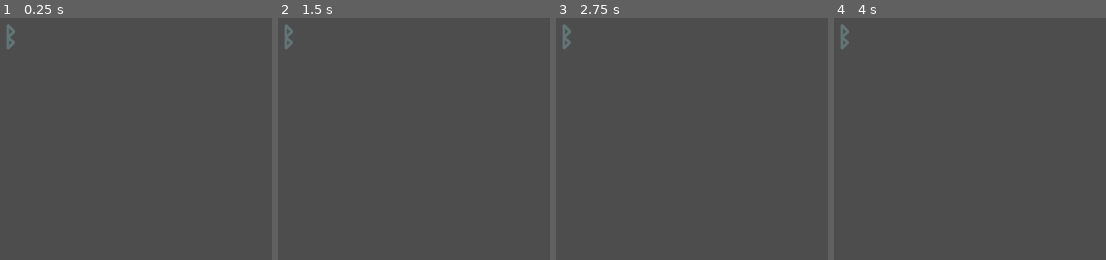
Above: before the commit, frames 1-4 (left to right).
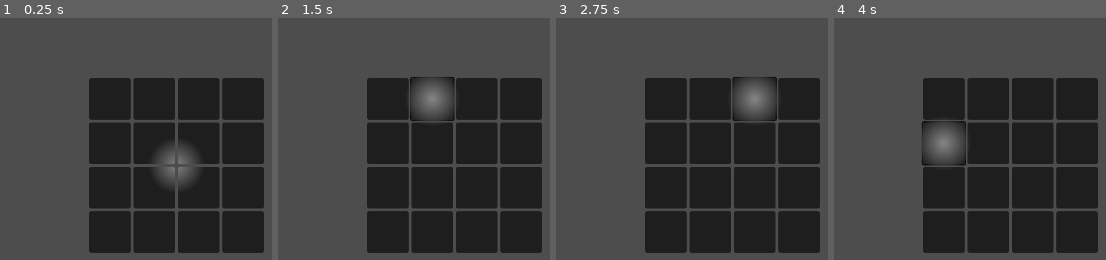
Above: after the commit, the same moments.

Repository: keychera/rune-in-the-dark
Game: Godot game, scene res://rune-board.tscn
Same seed, same stepped clock (60 frames per second), same inputs: the game is played once before the commit and once after it. Before the commit the project starts from res://game.tscn.
Inputs (mouse positions are in pixels of both pictures, inside the frame that each line leads up to):
- Up to frame 1 (0.25 s): no input
- Up to frame 2 (1.5 s): click (386, 97) at 0.52 s; click (433, 97) at 1.27 s
- Up to frame 3 (2.75 s): click (754, 97) at 2.02 s
- Up to frame 4 (4 s): click (1076, 97) at 2.77 s; click (942, 143) at 3.52 s

The runs differ from the first frame. In frame 1, 40% of the frame differs, in the area x 2-98%, y 2-98%; in frame 2, 40%; in frame 3, 40%; in frame 4, 40%.

Commit message:
try rune board glow on mouse

Diff:
--- a/project.godot
+++ b/project.godot
@@ -11,7 +11,7 @@
 [application]
 
 config/name="rune-in-the-dark"
-run/main_scene="res://game.tscn"
+run/main_scene="res://rune-board.tscn"
 config/features=PackedStringArray("4.1", "GL Compatibility")
 config/icon="res://icon.svg"
 
--- /dev/null
+++ b/rune-board.tscn
@@ -0,0 +1,116 @@
+[gd_scene load_steps=6 format=3 uid="uid://dor3vvt7ghfag"]
+
+[ext_resource type="PackedScene" uid="uid://cpiwlqamlydbi" path="res://rune.tscn" id="1_eitgv"]
+
+[sub_resource type="Shader" id="Shader_l8t1o"]
+resource_local_to_scene = true
+code = "shader_type canvas_item;
+
+uniform vec2 mouse;
+
+void fragment() {
+	vec2 mouse_pos = mouse/60.;
+	vec3 glow = vec3(0.5 - length(UV - mouse_pos));
+	COLOR.rgb = vec3(0.18) + glow;
+}
+"
+
+[sub_resource type="ShaderMaterial" id="ShaderMaterial_we1ym"]
+resource_local_to_scene = true
+shader = SubResource("Shader_l8t1o")
+shader_parameter/mouse = null
+
+[sub_resource type="Shader" id="Shader_ruwu6"]
+resource_local_to_scene = true
+code = "shader_type canvas_item;
+
+uniform vec2 mouse;
+
+void fragment() {
+	vec2 mouse_pos = mouse/60.;
+	vec3 glow = vec3(0.5 - length(UV - mouse_pos));
+	COLOR.rgb = vec3(0.18) + glow;
+}
+"
+
+[sub_resource type="ShaderMaterial" id="ShaderMaterial_4shgs"]
+resource_local_to_scene = true
+shader = SubResource("Shader_ruwu6")
+shader_parameter/mouse = null
+
+[node name="rune-board" type="Node"]
+
+[node name="CenterContainer" type="CenterContainer" parent="."]
+anchors_preset = 15
+anchor_right = 1.0
+anchor_bottom = 1.0
+grow_horizontal = 2
+grow_vertical = 2
+
+[node name="GridContainer" type="GridContainer" parent="CenterContainer"]
+layout_mode = 2
+columns = 4
+
+[node name="rune" parent="CenterContainer/GridContainer" instance=ExtResource("1_eitgv")]
+material = SubResource("ShaderMaterial_we1ym")
+layout_mode = 2
+
+[node name="rune2" parent="CenterContainer/GridContainer" instance=ExtResource("1_eitgv")]
+material = SubResource("ShaderMaterial_4shgs")
+layout_mode = 2
+
+[node name="rune3" parent="CenterContainer/GridContainer" instance=ExtResource("1_eitgv")]
+material = SubResource("ShaderMaterial_we1ym")
+layout_mode = 2
+
+[node name="rune4" parent="CenterContainer/GridContainer" instance=ExtResource("1_eitgv")]
+material = SubResource("ShaderMaterial_4shgs")
+layout_mode = 2
+
+[node name="rune5" parent="CenterContainer/GridContainer" instance=ExtResource("1_eitgv")]
+material = SubResource("ShaderMaterial_we1ym")
+layout_mode = 2
+
+[node name="rune6" parent="CenterContainer/GridContainer" instance=ExtResource("1_eitgv")]
+material = SubResource("ShaderMaterial_4shgs")
+layout_mode = 2
+
+[node name="rune7" parent="CenterContainer/GridContainer" instance=ExtResource("1_eitgv")]
+material = SubResource("ShaderMaterial_we1ym")
+layout_mode = 2
+
+[node name="rune8" parent="CenterContainer/GridContainer" instance=ExtResource("1_eitgv")]
+material = SubResource("ShaderMaterial_4shgs")
+layout_mode = 2
+
+[node name="rune9" parent="CenterContainer/GridContainer" instance=ExtResource("1_eitgv")]
+material = SubResource("ShaderMaterial_we1ym")
+layout_mode = 2
+
+[node name="rune10" parent="CenterContainer/GridContainer" instance=ExtResource("1_eitgv")]
+material = SubResource("ShaderMaterial_4shgs")
+layout_mode = 2
+
+[node name="rune11" parent="CenterContainer/GridContainer" instance=ExtResource("1_eitgv")]
+material = SubResource("ShaderMaterial_we1ym")
+layout_mode = 2
+
+[node name="rune12" parent="CenterContainer/GridContainer" instance=ExtResource("1_eitgv")]
+material = SubResource("ShaderMaterial_4shgs")
+layout_mode = 2
+
+[node name="rune13" parent="CenterContainer/GridContainer" instance=ExtResource("1_eitgv")]
+material = SubResource("ShaderMaterial_we1ym")
+layout_mode = 2
+
+[node name="rune14" parent="CenterContainer/GridContainer" instance=ExtResource("1_eitgv")]
+material = SubResource("ShaderMaterial_4shgs")
+layout_mode = 2
+
+[node name="rune15" parent="CenterContainer/GridContainer" instance=ExtResource("1_eitgv")]
+material = SubResource("ShaderMaterial_we1ym")
+layout_mode = 2
+
+[node name="rune16" parent="CenterContainer/GridContainer" instance=ExtResource("1_eitgv")]
+material = SubResource("ShaderMaterial_4shgs")
+layout_mode = 2
--- /dev/null
+++ b/rune-tile.gdshader
@@ -0,0 +1,9 @@
+shader_type canvas_item;
+
+uniform vec2 mouse;
+
+void fragment() {
+	vec2 mouse_pos = mouse/60.;
+	vec3 glow = vec3(0.5 - length(UV - mouse_pos));
+	COLOR.rgb = vec3(0.18) + glow;
+}
--- /dev/null
+++ b/rune.gd
@@ -0,0 +1,4 @@
+extends Button
+
+func _process(delta):
+	material.set_shader_parameter("mouse", get_local_mouse_position())
--- /dev/null
+++ b/rune.tscn
@@ -0,0 +1,14 @@
+[gd_scene load_steps=4 format=3 uid="uid://cpiwlqamlydbi"]
+
+[ext_resource type="Shader" path="res://rune-tile.gdshader" id="1_ug0hq"]
+[ext_resource type="Script" path="res://rune.gd" id="2_m7m2a"]
+
+[sub_resource type="ShaderMaterial" id="ShaderMaterial_ofl11"]
+resource_local_to_scene = true
+shader = ExtResource("1_ug0hq")
+shader_parameter/mouse = null
+
+[node name="rune" type="Button"]
+material = SubResource("ShaderMaterial_ofl11")
+custom_minimum_size = Vector2(60, 60)
+script = ExtResource("2_m7m2a")
